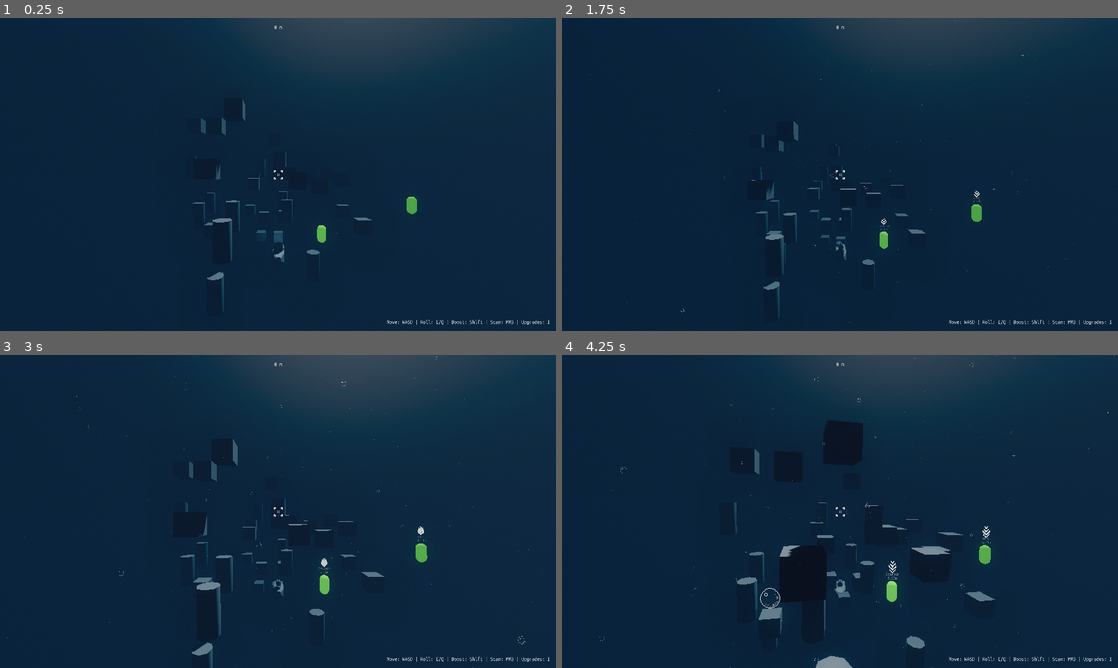
Above: before the commit, frames 1-4 (two rows, left to right).
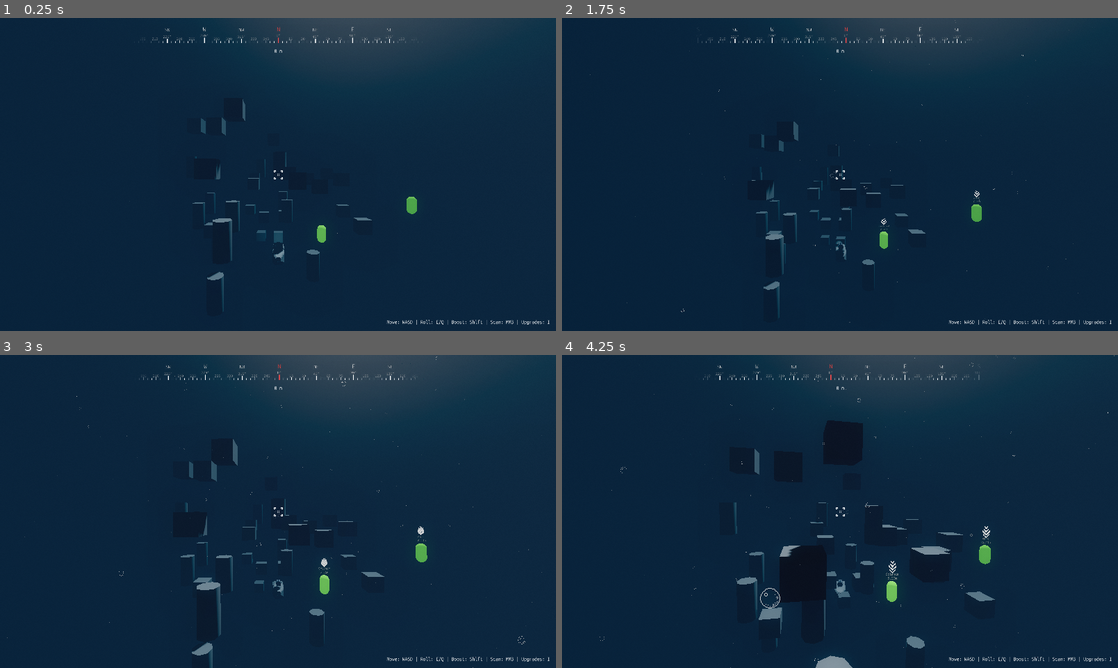
Above: after the commit, the same moments.

Repository: cogwerkz/ldjam57-depths
Game: Godot game, scene res://arena/Game.tscn
The game is run twice, just before and just after one commit, with the same random seed, the same clock (stepped at 60 frames per second) and the same inputs.
Inputs (mouse positions are in pixels of both pictures, inside the frame that each line leads up to):
- Up to frame 1 (0.25 s): no input
- Up to frame 2 (1.75 s): move the mouse to (867, 174) at 0.52 s; hold W (throttle_forward) from 0.53 s (still down); tap Middle mouse button (tertiary_action) at 0.6 s; move the mouse to (812, 174) at 1.27 s; tap Shift (throttle_overdrive) at 1.35 s
- Up to frame 3 (3 s): keep holding W (throttle_forward); move the mouse to (289, 505) at 2.02 s; tap Middle mouse button (tertiary_action) at 2.1 s; move the mouse to (272, 517) at 2.77 s; tap Shift (throttle_overdrive) at 2.85 s
- Up to frame 4 (4.25 s): keep holding W (throttle_forward); move the mouse to (878, 514) at 3.52 s; tap Middle mouse button (tertiary_action) at 3.6 s

The runs differ from the first frame. In frame 1, 0.2% of the frame differs, in the area x 25-75%, y 2-12%; in frame 2, 0.2%; in frame 3, 0.2%; in frame 4, 0.2%, in the area x 25-76%, y 2-12%.

Commit message:
feature: add compass UI element with scrolling shader

Diff:
--- a/arena/Game.tscn
+++ b/arena/Game.tscn
@@ -11,6 +11,9 @@
 [ext_resource type="Script" uid="uid://7ro7qnlxtkct" path="res://entity/player/skill_tree_resource.gd" id="8_1ovjp"]
 [ext_resource type="PackedScene" uid="uid://bhlx0sw2e3brp" path="res://GUI/elements/skill_tree_panel.tscn" id="8_3ym2b"]
 [ext_resource type="Script" uid="uid://dj02ya6ts5hg4" path="res://arena/instructons_label.gd" id="10_7jjc4"]
+[ext_resource type="Texture2D" uid="uid://bqiuswppe8xfo" path="res://assets/raw/compass.png" id="10_pfw8f"]
+[ext_resource type="Shader" uid="uid://xm1vktjo1fbx" path="res://arena/compass_scroll.gdshader" id="10_syall"]
+[ext_resource type="Script" uid="uid://cmbwrkyn4psw7" path="res://arena/compass.gd" id="11_bbfp7"]
 
 [sub_resource type="ProceduralSkyMaterial" id="ProceduralSkyMaterial_tsql1"]
 sky_top_color = Color(3.85046e-07, 0.404074, 0.579226, 1)
@@ -55,6 +58,11 @@
 shader_parameter/light_source_dir = Vector3(0.5, -1, 0.25)
 shader_parameter/camera_dir = Vector3(-0.5, 1, -0.25)
 
+[sub_resource type="ShaderMaterial" id="ShaderMaterial_nun0l"]
+shader = ExtResource("10_syall")
+shader_parameter/scroll_offset = 0.0
+shader_parameter/fade_width_normalized = 0.1
+
 [node name="Game" type="Node3D" node_paths=PackedStringArray("environment", "sun")]
 script = ExtResource("1_1ovjp")
 sky_map = ExtResource("2_1ovjp")
@@ -245,9 +253,27 @@
 theme_override_constants/margin_right = 20
 theme_override_constants/margin_bottom = 20
 
-[node name="DepthLabel" type="Label" parent="CanvasLayer/MarginContainer"]
+[node name="VBoxContainer" type="VBoxContainer" parent="CanvasLayer/MarginContainer"]
+layout_mode = 2
+size_flags_horizontal = 4
+
+[node name="Compass" type="TextureRect" parent="CanvasLayer/MarginContainer/VBoxContainer" node_paths=PackedStringArray("player")]
+material = SubResource("ShaderMaterial_nun0l")
+layout_mode = 2
+size_flags_horizontal = 4
+size_flags_vertical = 4
+texture = ExtResource("10_pfw8f")
+script = ExtResource("11_bbfp7")
+player = NodePath("../../../../Player/PlayerSubmarine")
+
+[node name="HSeparator" type="HSeparator" parent="CanvasLayer/MarginContainer/VBoxContainer"]
+layout_mode = 2
+theme_override_constants/separation = 10
+
+[node name="DepthLabel" type="Label" parent="CanvasLayer/MarginContainer/VBoxContainer"]
 unique_name_in_owner = true
 layout_mode = 2
+size_flags_horizontal = 4
 size_flags_vertical = 0
 text = "-100 m"
 horizontal_alignment = 1
--- /dev/null
+++ b/arena/compass.gd
@@ -0,0 +1,31 @@
+extends TextureRect
+class_name Compass
+
+@export var player: PlayerSubmarine
+
+# Called when the node enters the scene tree for the first time.
+func _ready():
+	if not is_instance_valid(player):
+		printerr("Compass: Player instance is not valid!")
+		set_process(false)
+		return
+
+	texture_repeat = TextureRepeat.TEXTURE_REPEAT_ENABLED
+
+
+# Called every frame. 'delta' is the elapsed time since the previous frame.
+func _process(delta):
+	if not is_instance_valid(player):
+		return # Don't process if player or material is invalid
+
+	# Get player's yaw rotation in degrees (assuming Y is up)
+	# Normalize angle to be between 0 and 360
+	var player_angle_deg = fposmod(rad_to_deg(-player.rotation.y), 360.0)
+
+	var texture_width = texture.get_width()
+	var viewport_width_normalized = size.x / texture_width
+	var desired_left_edge_angle_normalized = (player_angle_deg / 360.0) - (viewport_width_normalized / 2.0)
+
+	# Set the shader uniform
+	var shader_material = material as ShaderMaterial
+	shader_material.set_shader_parameter("scroll_offset", desired_left_edge_angle_normalized)
--- /dev/null
+++ b/arena/compass_scroll.gdshader
@@ -0,0 +1,24 @@
+shader_type canvas_item;
+
+uniform sampler2D SCREEN_TEXTURE : hint_screen_texture, filter_linear_mipmap;
+uniform float scroll_offset = 0.0; // Normalized offset (0.0 to 1.0)
+uniform float fade_width_normalized : hint_range(0.0, 0.5) = 0.1; // Width of the fade effect at each edge
+
+void fragment() {
+	// Calculate the scrolled UV coordinates
+	vec2 scrolled_uv = UV;
+	scrolled_uv.x = fract(UV.x + scroll_offset); // Use fract() for seamless wrapping
+
+	// Sample the texture using the scrolled UVs
+	vec4 tex_color = texture(TEXTURE, scrolled_uv);
+
+	// Calculate fade factor based on horizontal position (UV.x)
+	// smoothstep(edge0, edge1, x) transitions from 0 to 1 as x goes from edge0 to edge1
+	float fade_left = smoothstep(0.0, fade_width_normalized, UV.x); // Fade in from left
+	float fade_right = smoothstep(1.0, 1.0 - fade_width_normalized, UV.x); // Fade out to right
+	float fade_factor = min(fade_left, fade_right); // Combine fades
+
+	// Apply the fade factor to the alpha channel
+	COLOR = tex_color;
+	COLOR.a *= fade_factor;
+}
Not shown: 1 places in arena/Game.tscn that only renumber resources
Not shown, added: arena/compass.gd.uid
Not shown, added: arena/compass_scroll.gdshader.uid
Binary file added: assets/raw/compass.png
Not shown, added: assets/raw/compass.png.import
